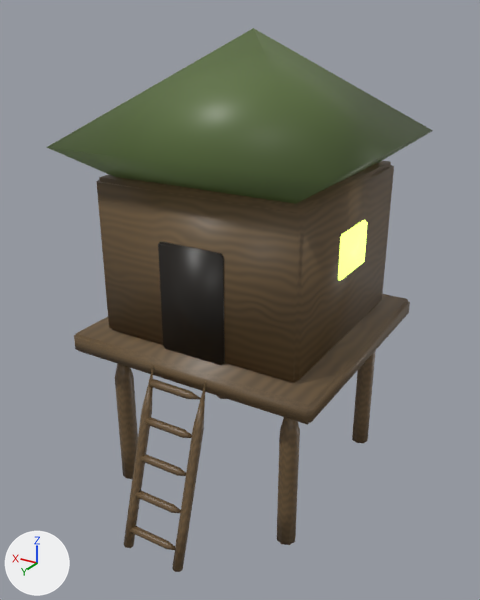
One commit to the Blender file models/Zones/03_Swamp/StiltHut/StiltHut.blend: the scene before it, then after it.
Rendered twice from a camera (50 mm lens) standing at (-3.3, 5.45, 2.5) and looking at (-0.06, 0.06, -0.2). Arrows for +X, +Y and +Z are at lower left; the lights stay in place. The first picture is the older version.

Before the edit, the objects in view are built like this:
```python
me_stilthut = bpy.data.meshes.new('StiltHut')
me_stilthut.from_pydata(...)  # 420 vertices, 468 faces; spans x -1.38..1.38, y -1.66..1.66, z -2.38..2.38
me_stilthut.polygons.foreach_set('use_smooth', [True] * 468)
me_stilthut.materials.append(mat_stilthut_mat)  # picture img_stilthut_texture
me_stilthut_glow = bpy.data.meshes.new('StiltHut_Glow')
me_stilthut_glow.from_pydata(...)  # 32 vertices, 30 faces; spans x -1.14..-1.08, y -0.584..0.016, z 0.207..0.657
me_stilthut_glow.polygons.foreach_set('use_smooth', [True] * 30)
me_stilthut_glow.materials.append(mat_stilthut_glow_neon)  # green #ddff79, glowing green #ddff79
ob_stilthut = bpy.data.objects.new('StiltHut', me_stilthut)
ob_stilthut.location = (0.0, 0.0, 0.0)
ob_stilthut_glow = bpy.data.objects.new('StiltHut_Glow', me_stilthut_glow)
ob_stilthut_glow.location = (0.0, 0.0, 0.0)
```
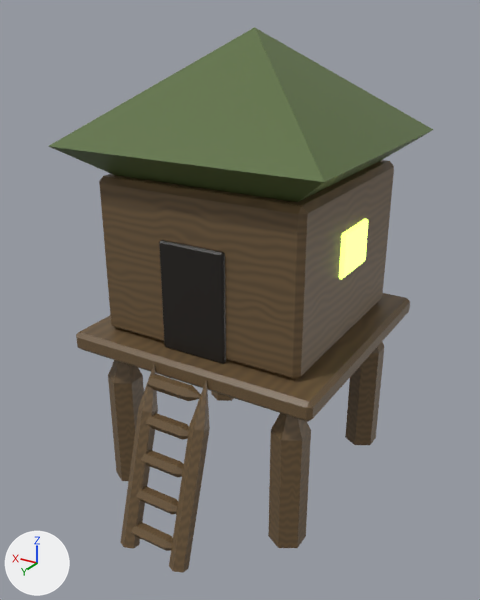
What changed in the scene script:
```text
Change me_stilthut:
    used by ob_stilthut; location = (0.0, 0.0, 0.0)
    remove me_stilthut.from_pydata(...)  # 420 vertices, 468 faces; spans x -1.38..1.38, y -1.66..1.66, z -2.38..2.38
    add me_stilthut.from_pydata(...)  # 364 vertices, 416 faces; spans x -1.38..1.38, y -1.68..1.68, z -2.39..2.39
    me_stilthut part 1: the loose piece of 6 vertices spanning x -1.38..1.38, y -1.66..1.09, z 0.38..2.38 is moved by (0.0, -0.02, 0.01)
    me_stilthut part 2: the loose piece of 26 vertices spanning x -0.3..0.3, y 1.52..1.6, z -2.22..-2.15 is scaled about its middle by (1, 1.89, 1.89), then moved by (0.0, -0.02, 0.01)
    me_stilthut part 3: the loose piece of 26 vertices spanning x -0.3..0.3, y 1.41..1.49, z -1.86..-1.79 is scaled about its middle by (1, 1.89, 1.89), then moved by (0.0, -0.02, 0.01)
    me_stilthut part 4: the loose piece of 26 vertices spanning x -0.3..0.3, y 1.3..1.38, z -1.5..-1.43 is scaled about its middle by (1, 1.89, 1.89), then moved by (0.0, -0.02, 0.01)
    me_stilthut part 5: the loose piece of 26 vertices spanning x -0.3..0.3, y 1.19..1.27, z -1.14..-1.07 is scaled about its middle by (1, 1.89, 1.89), then moved by (0.0, -0.02, 0.01)
    me_stilthut part 6: the loose piece of 26 vertices spanning x -0.3..0.3, y 1.08..1.16, z -0.78..-0.71 is scaled about its middle by (1, 1.89, 1.89), then moved by (0.0, -0.02, 0.01)
    me_stilthut part 7: the loose piece of 34 vertices spanning x 0.9..1.1, y -1.38..-1.18, z -2.37..-0.67 is rebuilt with 26 vertices and now spans x 0.84..1.16, y -1.49..-1.12, z -2.36..-0.66
    me_stilthut part 8: the loose piece of 34 vertices spanning x -1.1..-0.9, y -1.38..-1.18, z -2.37..-0.67 is rebuilt with 26 vertices and now spans x -1.16..-0.84, y -1.49..-1.12, z -2.36..-0.66
    me_stilthut part 9: the loose piece of 34 vertices spanning x 0.9..1.1, y 0.62..0.82, z -2.37..-0.67 is rebuilt with 26 vertices and now spans x 0.84..1.16, y 0.51..0.88, z -2.36..-0.66
    me_stilthut part 10: the loose piece of 34 vertices spanning x -1.1..-0.9, y 0.62..0.82, z -2.37..-0.67 is rebuilt with 26 vertices and now spans x -1.16..-0.84, y 0.51..0.88, z -2.36..-0.66
    me_stilthut part 11: the loose piece of 32 vertices spanning x -1.35..1.35, y -1.63..1.07, z -0.72..-0.52 is rebuilt with 24 vertices and now spans x -1.35..1.35, y -1.66..1.04, z -0.71..-0.51
    me_stilthut part 12: the loose piece of 32 vertices spanning x -1.1..1.1, y -1.38..0.82, z -0.52..1.08 is rebuilt with 24 vertices and now spans x -1.1..1.1, y -1.41..0.79, z -0.51..1.09
    me_stilthut part 13: the loose piece of 32 vertices spanning x -0.35..0.35, y 0.8..0.86, z -0.52..0.58 is rebuilt with 24 vertices and now spans x -0.35..0.35, y 0.77..0.83, z -0.51..0.59
    me_stilthut part 14: the loose piece of 26 vertices spanning x -0.34..-0.26, y 1.07..1.66, z -2.38..-0.57 is rebuilt with 26 vertices and now spans x -0.38..-0.22, y 1.04..1.68, z -2.39..-0.56
    me_stilthut part 15: the loose piece of 26 vertices spanning x 0.26..0.34, y 1.07..1.66, z -2.38..-0.57 is rebuilt with 26 vertices and now spans x 0.22..0.38, y 1.04..1.68, z -2.39..-0.56
    me_stilthut part 16: the surface is now shaded flat
Change me_stilthut_glow:
    used by ob_stilthut_glow; location = (0.0, 0.0, 0.0)
    remove me_stilthut_glow.from_pydata(...)  # 32 vertices, 30 faces; spans x -1.14..-1.08, y -0.584..0.016, z 0.207..0.657
    add me_stilthut_glow.from_pydata(...)  # 24 vertices, 26 faces; spans x -1.14..-1.08, y -0.606..-0.006, z 0.214..0.664
    me_stilthut_glow part 17: the whole mesh is rebuilt
    me_stilthut_glow part 18: the surface is now shaded flat
```

Location of each change, (x1, y1, x2, y2) in pixels of the pictures (480 x 600 px; the box of a moved part takes in the faces that stretch with it):
'StiltHut', reshaped: before (47, 28, 433, 572); after (49, 27, 433, 573)
'StiltHut_Glow', reshaped: before (338, 220, 368, 281); after (339, 218, 369, 280)
part 1 of me_stilthut, moved or reshaped: before (47, 28, 433, 204); after (49, 27, 433, 202)
part 2 of me_stilthut, moved or reshaped: before (130, 526, 175, 550); after (131, 522, 173, 551)
part 3 of me_stilthut, moved or reshaped: before (135, 490, 181, 514); after (135, 486, 178, 514)
part 4 of me_stilthut, moved or reshaped: before (140, 454, 186, 476); after (141, 450, 184, 477)
part 5 of me_stilthut, moved or reshaped: before (145, 417, 192, 438); after (146, 413, 189, 440)
part 6 of me_stilthut, moved or reshaped: before (148, 379, 201, 399); after (147, 374, 201, 401)
part 7 of me_stilthut, rebuilt (mostly hidden): before (217, 396, 226, 399); after (211, 391, 234, 401)
part 8 of me_stilthut, rebuilt (60% wider, 11% taller): before (352, 350, 376, 443); after (345, 342, 384, 445)
part 9 of me_stilthut, rebuilt (54% wider): before (115, 364, 138, 479); after (108, 360, 144, 481)
part 10 of me_stilthut, rebuilt (83% wider): before (277, 417, 300, 545); after (268, 413, 311, 548)
part 11 of me_stilthut, rebuilt: before (74, 294, 410, 425); after (76, 293, 410, 422)
part 12 of me_stilthut, rebuilt: before (96, 161, 394, 383); after (99, 160, 394, 380)
part 13 of me_stilthut, rebuilt: before (158, 241, 225, 365); after (159, 240, 226, 364)
part 14 of me_stilthut, rebuilt (20% wider): before (172, 380, 206, 572); after (169, 379, 210, 573)
part 15 of me_stilthut, rebuilt (30% wider): before (124, 367, 153, 548); after (120, 362, 158, 548)
part 17 of me_stilthut_glow, moved or reshaped: before (338, 220, 368, 281); after (339, 218, 369, 280)
